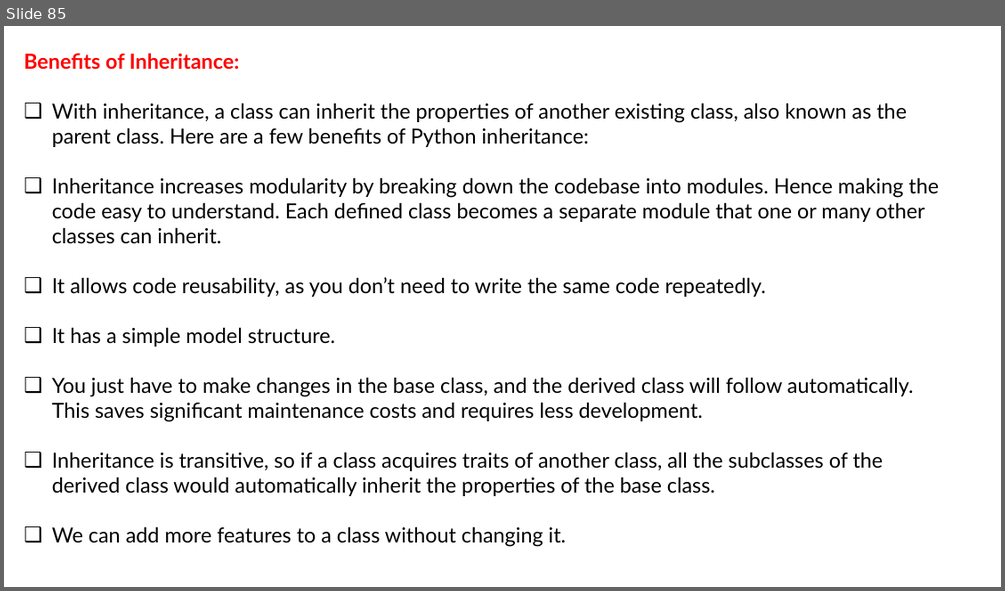
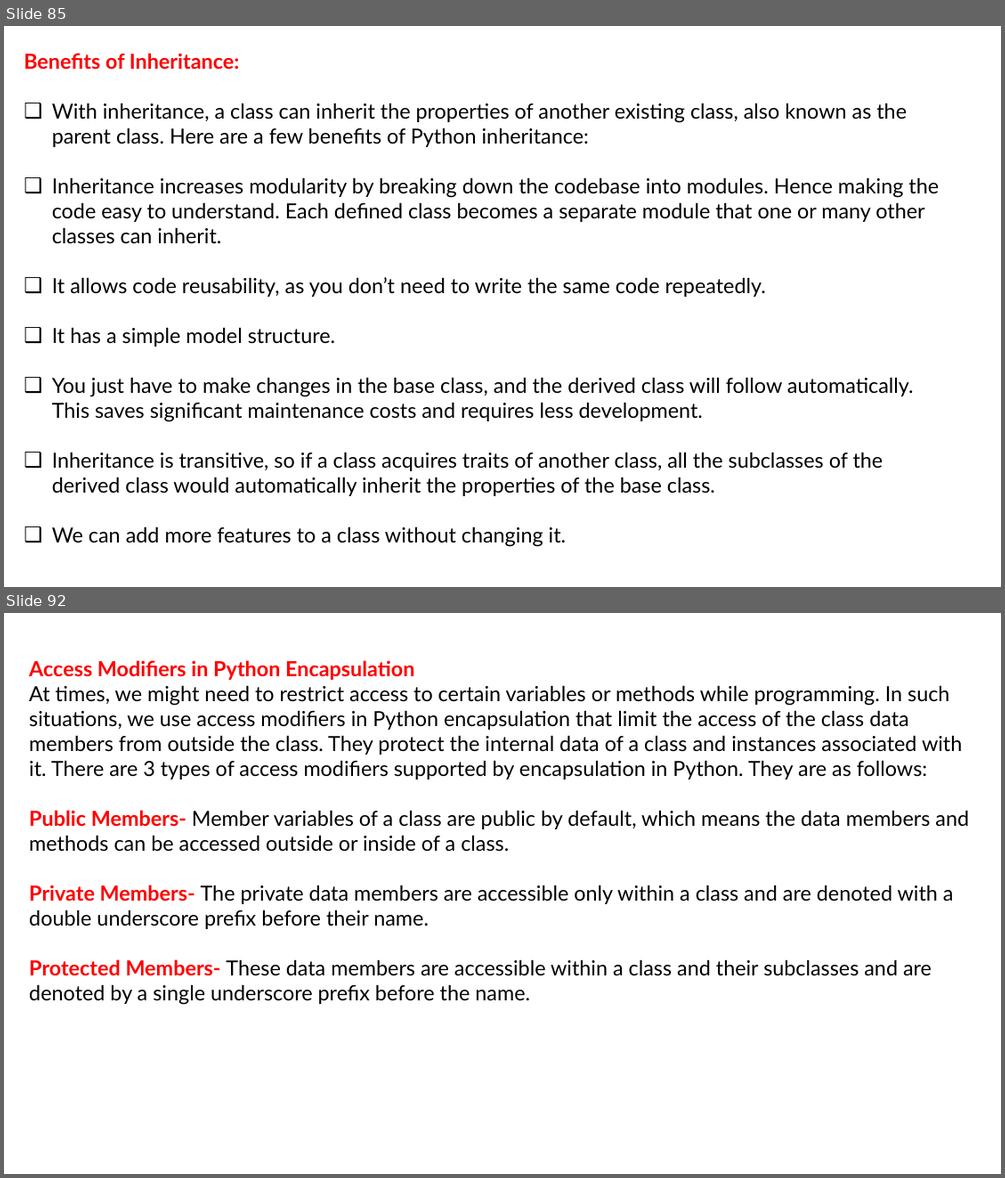
Before and after one commit to LokeshBachu/Python, a slide deck: PythonOOPS.pptx. Shown one above the other, each under a label of ours: slide 85 before the commit, slides 85 and 92 after it; the slides between them are not shown. The pictures are 1005x591 and 1005x1178 pixels, drawn with LibreOffice and Linux fonts; fonts in the diff are those of the drawing. Boxes give left, top, right and bottom in pixels: in the first picture for what was removed or moved away, otherwise in the second. Text is boxed around its words. In the diff, an @@ line names an element or a change of style, - is before the commit and + after.

```diff
--- a/PythonOOPS.pptx
+++ b/PythonOOPS.pptx
@@ slide 92 added at [4,613,1001,1174], background #FFFFFF @@
@@ text added at [29,660,969,1005], 20 pt, text #000000 @@
+Access Modifiers in Python Encapsulation
+At times, we might need to restrict access to certain variables or methods while programming. In such situations, we use access modifiers in Python encapsulation that limit the access of the class data members from outside the class. They protect the internal data of a class and instances associated with it. There are 3 types of access modifiers supported by encapsulation in Python. They are as follows:
+Public Members- Member variables of a class are public by default, which means the data members and methods can be accessed outside or inside of a class.
+Private Members- The private data members are accessible only within a class and are denoted with a double underscore prefix before their name.
+Protected Members- These data members are accessible within a class and their subclasses and are denoted by a single underscore prefix before the name.
```
Also in this commit, not shown: 1 slide changed, 164 other slides added.
